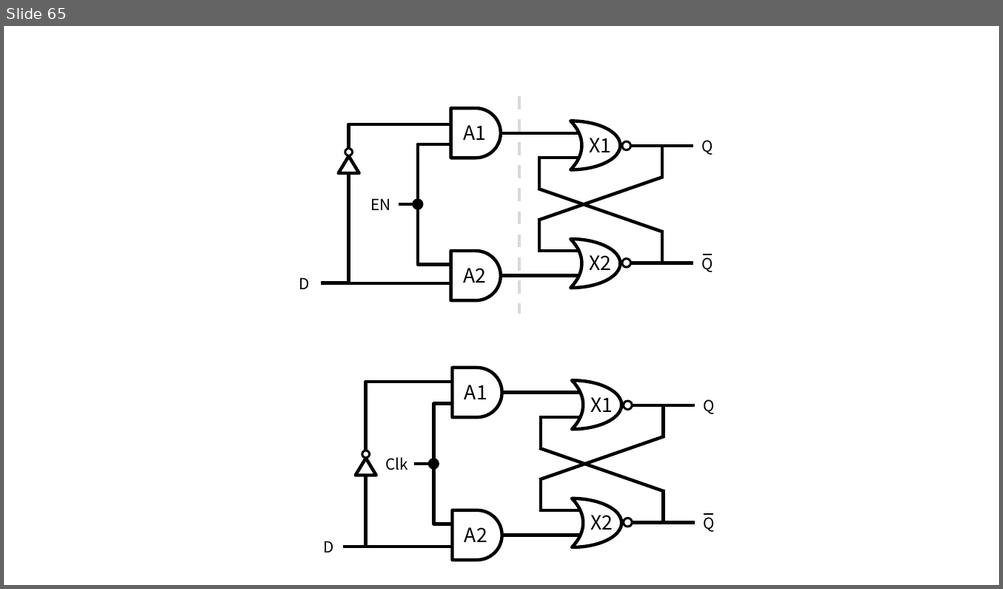
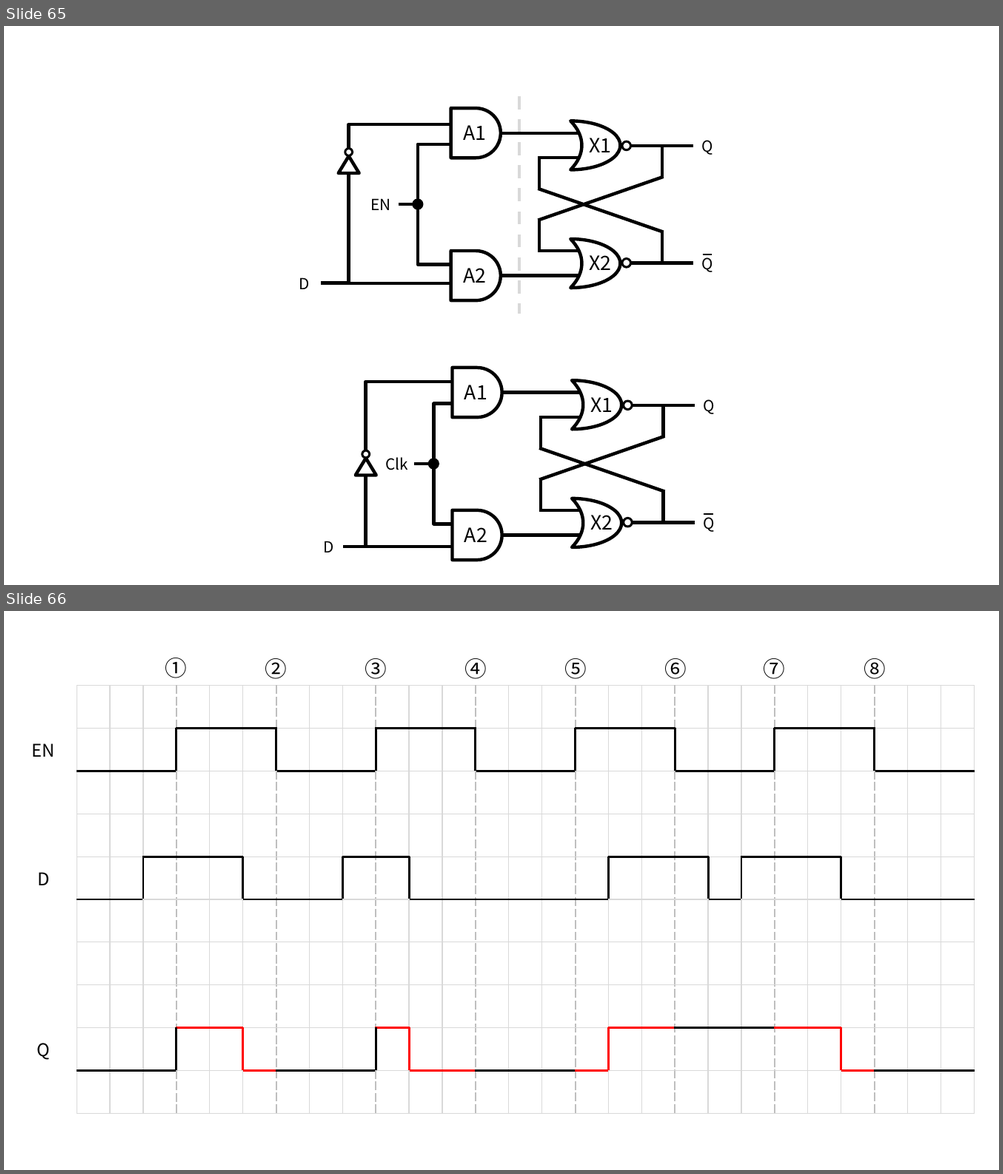
Before and after one commit to momo1108/blog, a slide deck: assets/etc/이미지제작용.pptx. Shown one above the other, each under a label of ours: slide 65 before the commit, slides 65 and 66 after it. The pictures are 1003x589 and 1003x1174 pixels, drawn with LibreOffice and Linux fonts; fonts in the diff are those of the drawing. Boxes give left, top, right and bottom in pixels: in the first picture for what was removed or moved away, otherwise in the second. Text is boxed around its words. In the diff, an @@ line names an element or a change of style, - is before the commit and + after.

```diff
--- a/assets/etc/이미지제작용.pptx
+++ b/assets/etc/이미지제작용.pptx
@@ slide 66 added at (4,611,999,1170), background #FFFFFF @@
@@ text added at (165,658,188,678), 20 pt, text #000000 @@
+①
@@ text added at (265,658,287,679), 20 pt, text #000000 @@
+②
@@ text added at (364,658,387,679), 20 pt, text #000000 @@
+③
@@ text added at (464,658,486,679), 20 pt, text #000000 @@
+④
@@ text added at (564,658,586,679), 20 pt, text #000000 @@
+⑤
@@ text added at (665,658,687,679), 20 pt, text #000000 @@
+⑥
@@ text added at (763,658,785,679), 20 pt, text #000000 @@
+⑦
@@ text added at (863,658,885,679), 20 pt, text #000000 @@
+⑧
@@ table added at (11,685,972,1063), 10 rows, 28 columns @@
+ |  |  |  |  |  |  |  |  |  |  |  |  |  |  |  |  |  |  |  |  |  |  |  |  |  |  | 
+EN |  |  |  |  |  |  |  |  |  |  |  |  |  |  |  |  |  |  |  |  |  |  |  |  |  |  | 
+ |  |  |  |  |  |  |  |  |  |  |  |  |  |  |  |  |  |  |  |  |  |  |  |  |  |  | 
+ |  |  |  |  |  |  |  |  |  |  |  |  |  |  |  |  |  |  |  |  |  |  |  |  |  |  | 
+D |  |  |  |  |  |  |  |  |  |  |  |  |  |  |  |  |  |  |  |  |  |  |  |  |  |  | 
+ |  |  |  |  |  |  |  |  |  |  |  |  |  |  |  |  |  |  |  |  |  |  |  |  |  |  | 
+ |  |  |  |  |  |  |  |  |  |  |  |  |  |  |  |  |  |  |  |  |  |  |  |  |  |  | 
+ |  |  |  |  |  |  |  |  |  |  |  |  |  |  |  |  |  |  |  |  |  |  |  |  |  |  | 
+Q |  |  |  |  |  |  |  |  |  |  |  |  |  |  |  |  |  |  |  |  |  |  |  |  |  |  | 
+ |  |  |  |  |  |  |  |  |  |  |  |  |  |  |  |  |  |  |  |  |  |  |  |  |  |  | 
```
Also in this commit, not shown: 3 other slides added, 7 other files.
